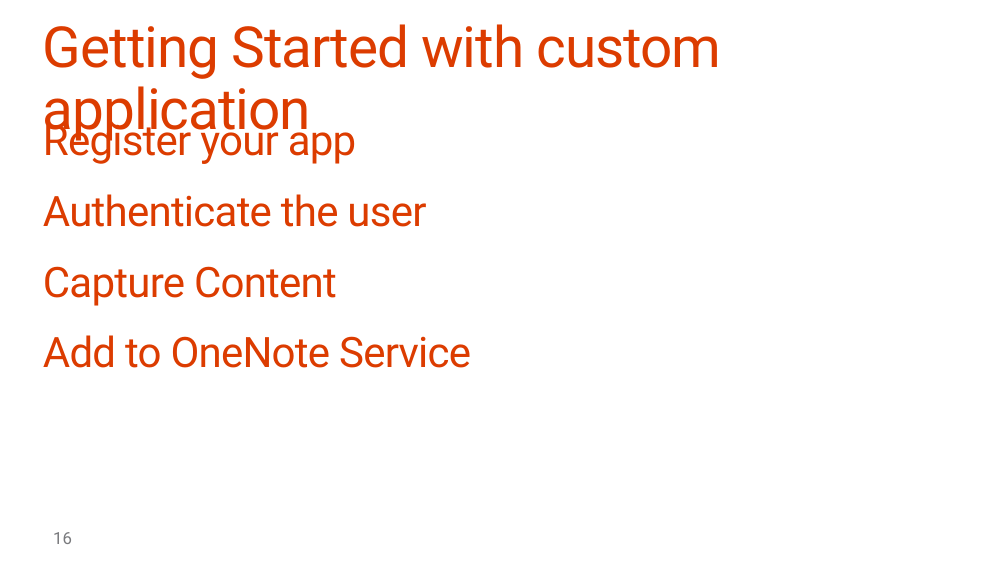
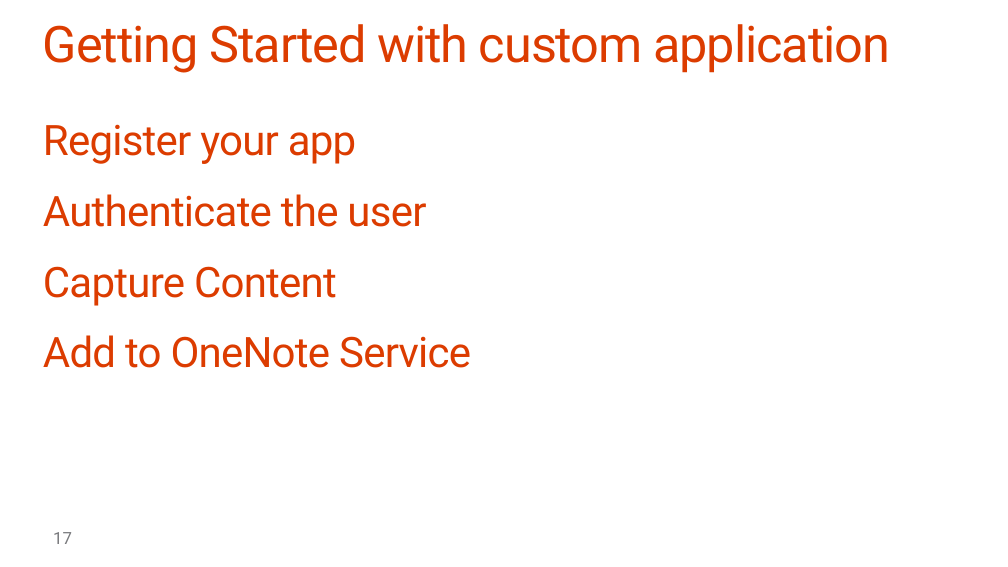
Before and after one commit to fabbbiob/TrainingContent, a slide deck: slide 17 of O3653-7 Deep Dive into the Office 365 APIs for OneNote services/O3653-7 Deep Dive into the Office 365 APIs for OneNote services.pptx (slide 16 before the commit). Drawn at 1008x567 pixels with LibreOffice and Linux fonts; fonts in the diff are those of the drawing; background and template pictures are left out. Boxes give left, top, right and bottom in pixels: in the first picture for what was removed or moved away, otherwise in the second. Text is boxed around its words. In the diff, an @@ line names an element or a change of style, - is before the commit and + after.

```diff
--- a/O3653-7 Deep Dive into the Office 365 APIs for OneNote services/O3653-7 Deep Dive into the Office 365 APIs for OneNote services.pptx
+++ b/O3653-7 Deep Dive into the Office 365 APIs for OneNote services/O3653-7 Deep Dive into the Office 365 APIs for OneNote services.pptx
@@ title "Getting Started with custom application" at (43,24,890,73): size 54 to 48 pt @@
@@ text "Register your app" rewrapped from (43,117,471,368) to (43,124,471,368) @@
@@ page number at (53,532,72,544): text changed @@
-16
+17
```
Also in this commit, not shown: 6 other slides changed, 1 slide added.
